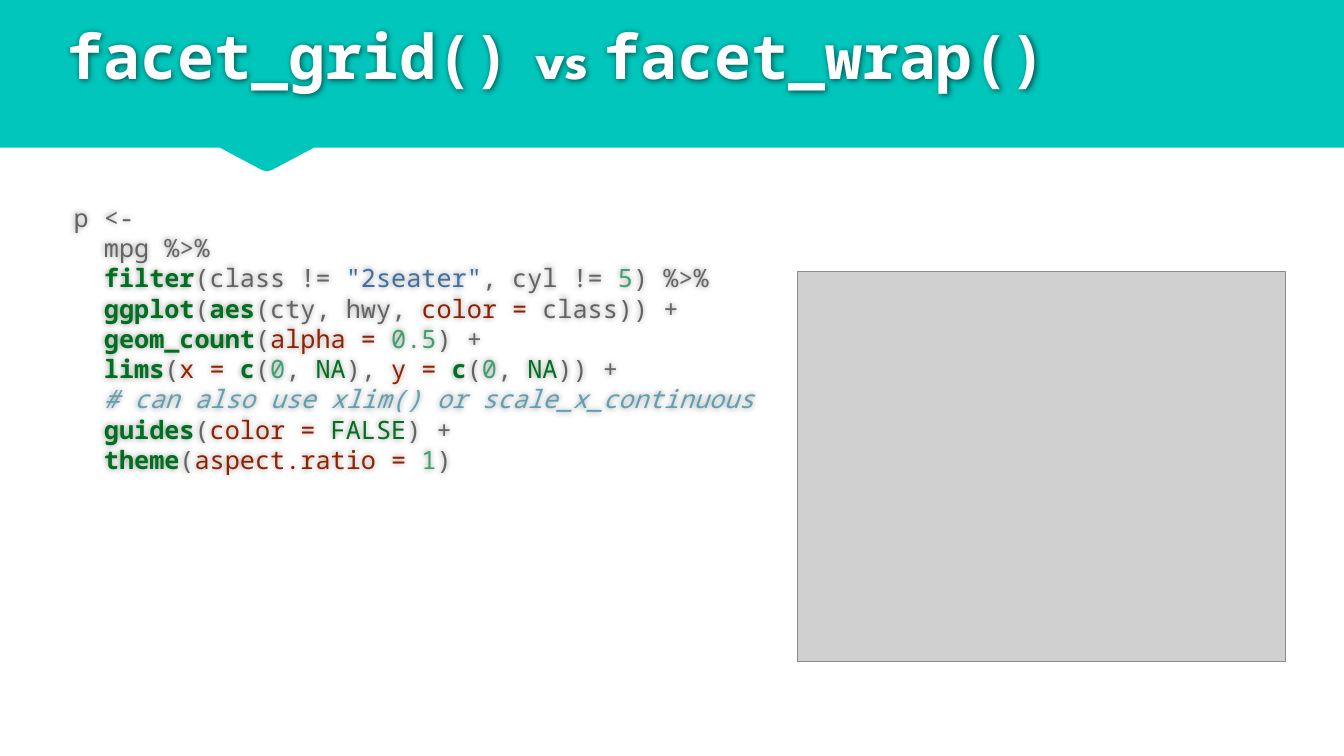
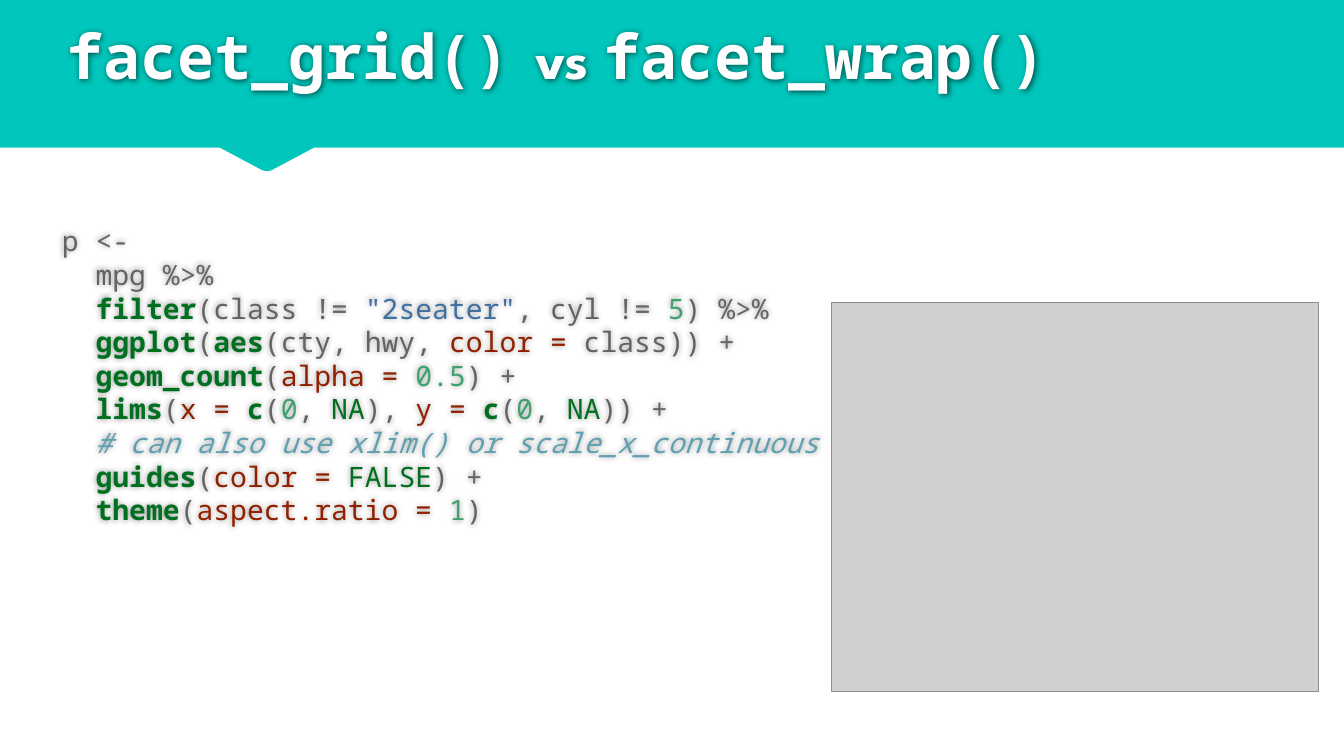
Before and after one commit to rjake/talks-and-presentations, a slide deck: slide 23 of data_viz_2019_06_19.pptx. Drawn at 1344x756 pixels with LibreOffice and Linux fonts; fonts in the diff are those of the drawing; grey boxes stand for pictures. Boxes give left, top, right and bottom in pixels: in the first picture for what was removed or moved away, otherwise in the second. Text is boxed around its words. In the diff, an @@ line names an element or a change of style, - is before the commit and + after.

Commit message:
Increase font size

```diff
--- a/data_viz_2019_06_19.pptx
+++ b/data_viz_2019_06_19.pptx
@@ text "p <- mpg %>% filter(class ...": place and size @@
-text "p <- mpg %>% filter(class ..." at bbox=[74, 213, 754, 475]
+text "p <- mpg %>% filter(class ..." at bbox=[62, 236, 819, 527]
@@ text "p <- mpg %>% filter(class ..." at bbox=[62, 236, 819, 527]: size 18 to 20 pt @@
@@ picture: place and size @@
-picture at bbox=[799, 272, 1286, 661]
+picture at bbox=[832, 302, 1319, 692]
```
Also in this commit, not shown: 36 other slides changed, 1 slide removed.
